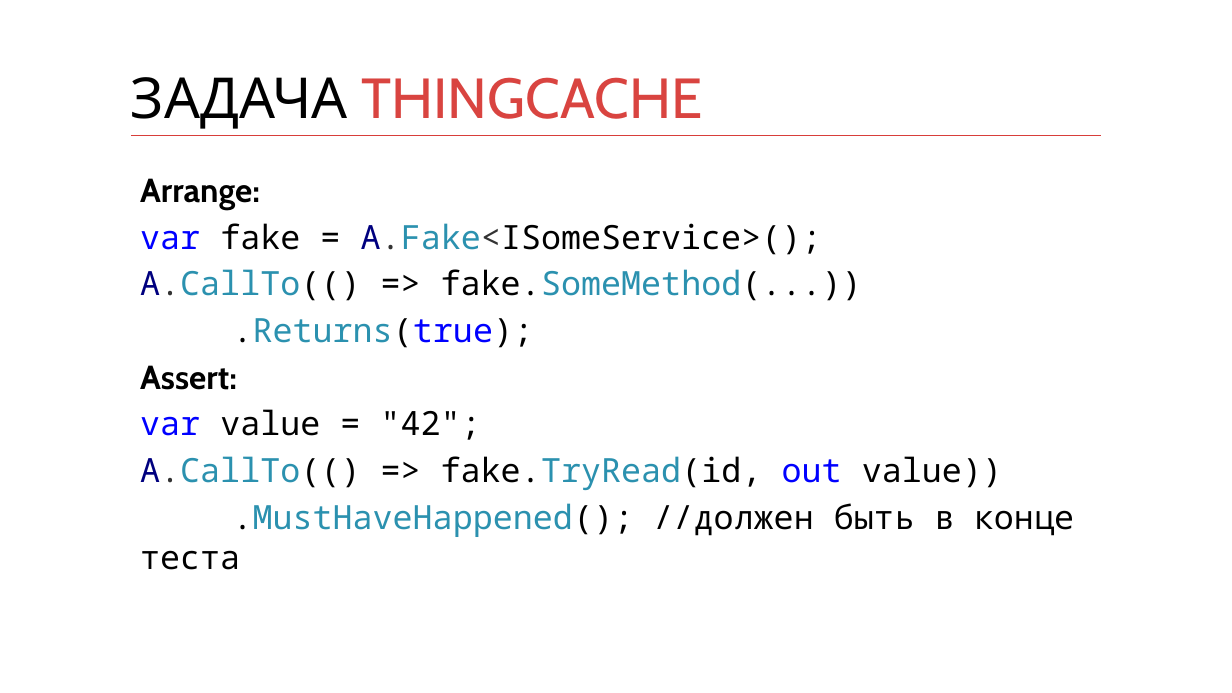
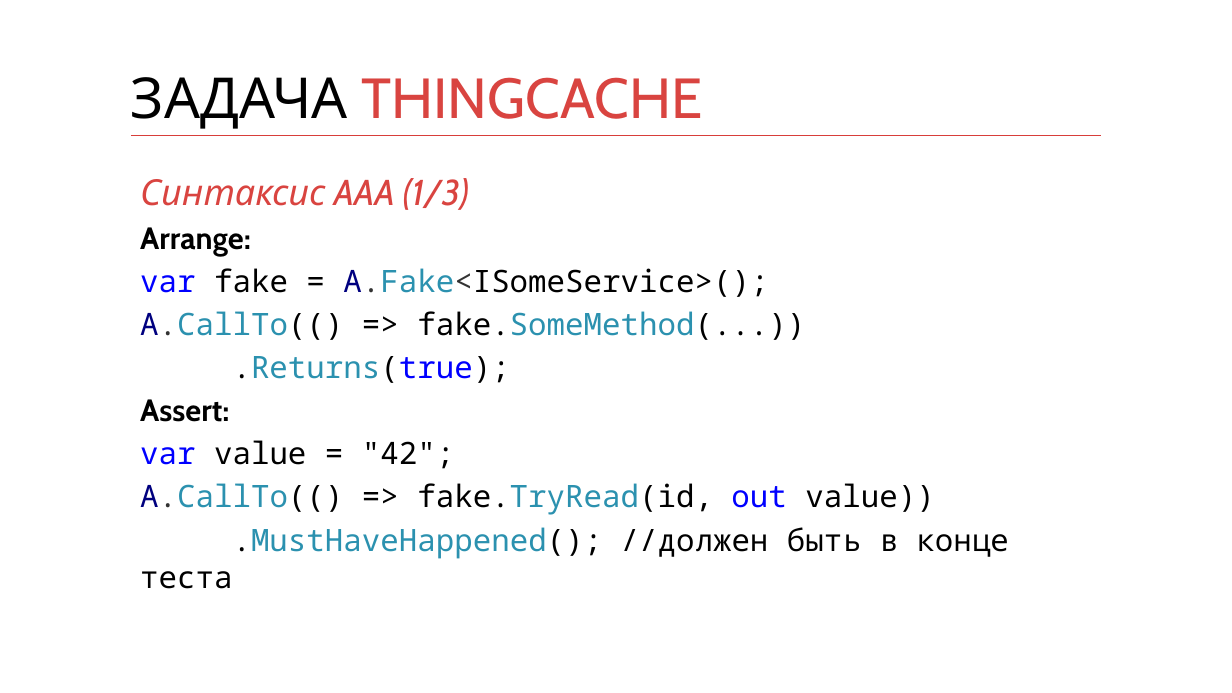
Before and after one commit to kontur-courses/mocks, a slide deck: slide 7 of mocks.pptx. Drawn at 1232x693 pixels with LibreOffice and Linux fonts; fonts in the diff are those of the drawing. Boxes give left, top, right and bottom in pixels: in the first picture for what was removed or moved away, otherwise in the second. Text is boxed around its words. In the diff, an @@ line names an element or a change of style, - is before the commit and + after.

Commit message:
slide fix: improved thing cache task descriptions

```diff
--- a/mocks.pptx
+++ b/mocks.pptx
@@ text at (140, 178, 469, 210): paragraph added @@
+Синтаксис AAA (1/3)
@@ text at (140, 227, 1008, 589): size 26 to 24 pt @@
```
Also in this commit, not shown: 3 other slides changed.
